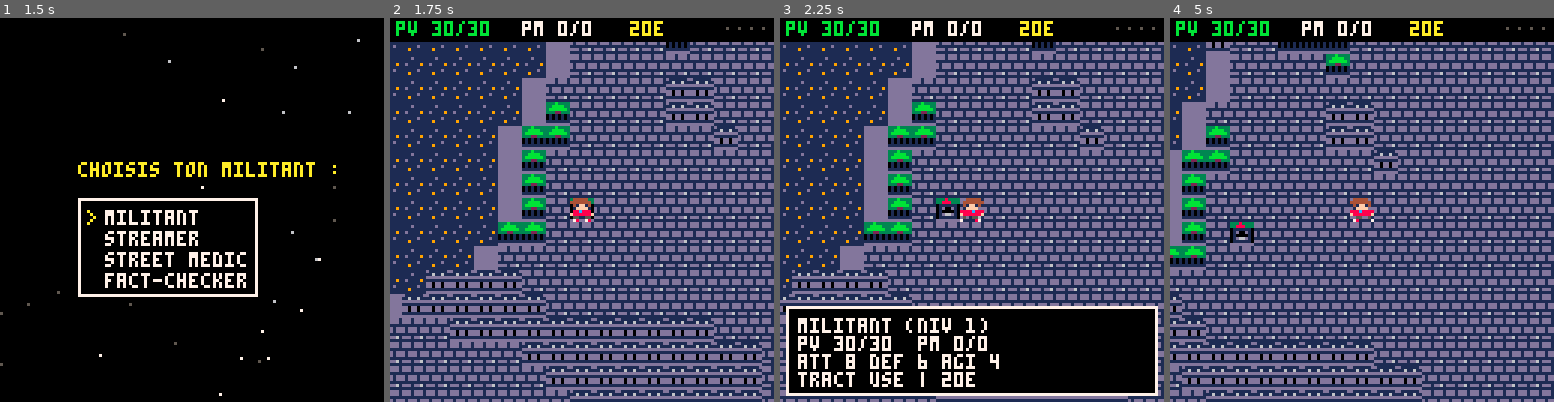
Above: before the commit, frames 1-4 (left to right).
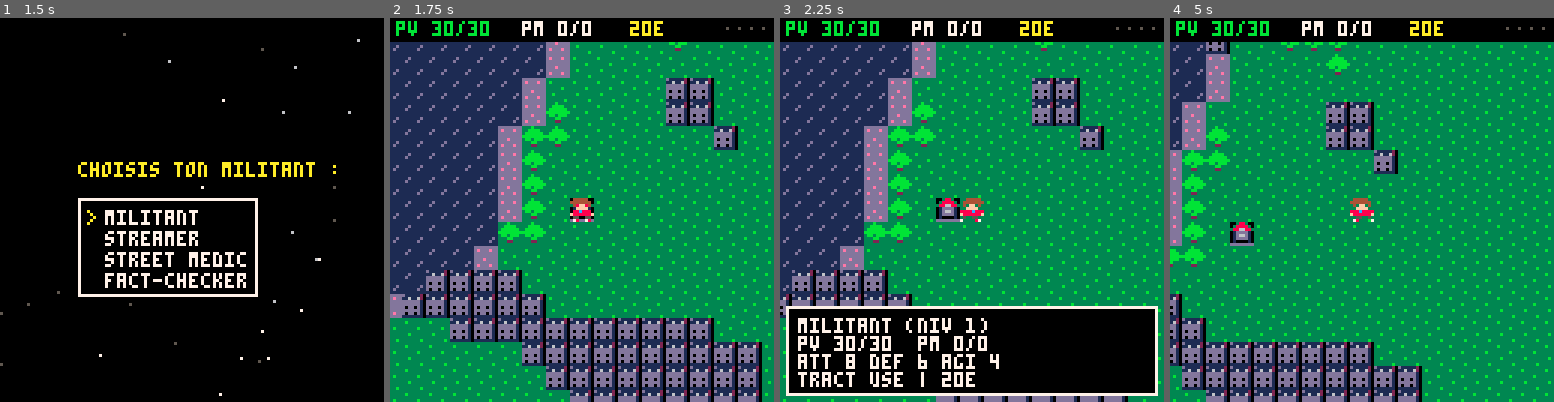
Above: after the commit, the same moments.

Repository: boblefrag/avenir-en-commun-rpg
Game: PICO-8 cartridge main.p8
Two runs of this game, one before a commit and one after it. Both use one fixed random seed, a clock stepped at 60 frames per second and the inputs below.
Inputs:
- Up to frame 1 (1.5 s): tap X (X key) at 0.33, 1.07 s; tap O (Z key) at 0.7 s
- Up to frame 2 (1.75 s): hold Right from 1.6 s (still down); tap O (Z key) at 1.7 s
- Up to frame 3 (2.25 s): tap X (X key) at 1.85 s; release Right at 2.1 s; tap O (Z key) at 2.1 s; hold Up from 2.15 s (still down)
- Up to frame 4 (5 s): release Up at 2.42 s; hold Right 2.47-3.03 s; tap O (Z key) every 0.4 s from 2.5 to 4.9 s; tap X (X key) at 2.97, 4.08 s; hold Left 3.08-3.58 s; hold Down 3.63-3.97 s; hold Right 4.02-4.68 s; hold Up from 4.73 s (still down)

Frame 1 is identical in both runs. In frame 2, 65% of the frame differs, in the area x 0-100%, y 6-100%; in frame 3, 51%; in frame 4, 83%.

Commit message:
Intègre l'Internationale (exploration) et la Marseillaise (combat), nettoie les tuiles et sprites

Diff:
--- a/src/battle.lua
+++ b/src/battle.lua
@@ -1,9 +1,11 @@
 -- combat au tour par tour, un monstre face au joueur
 -- mo = ligne de la table mons, mhp = ses pv actuels
 
-battle={}
+battle={mus=8}
 
 function battle.init(m)
+ music(8)
+ mus_cur=8
  -- shd : bouclier actif, hid : voleur cache (prochain coup x3)
  -- combats de 3-4 tours : pv des monstres x2 et leurs degats x0.55
  -- (boss : pv x1.3, degats x0.75) ; mmax = pv max du monstre
@@ -13,7 +15,6 @@
  -- decor (decor.lua) : donjon, ou selon la case du heros sur la carte
  local t=mget(px,py)
  bk=prev==dungeon and 4 or (t==4 or t==5) and 2 or (t==2 or t==9) and 3 or 1
- jingle(40,m[8]==15 and 32 or 24)
  msg("debat contre :\n"..m[1].." !",bmenu)
 end
 
@@ -169,7 +170,8 @@
 end
 
 function win()
- jingle(41,-1)
+ music(-1)
+ mus_cur=-1
  safe=5  -- 5 pas sans rencontre apres le combat
  if mo[8]==15 then
   go(epilog)
@@ -179,7 +181,6 @@
  local up=gain(mo[6],mo[7])
  local function fin()
   if up then
-   jingle(43,-1)
    -- nouvelles competences apprises avec ce(s) niveau(x)
    local t=""
    for i=olv+1,nspells() do
@@ -225,7 +226,8 @@
 
 -- repli militant en cas de perte de conviction : rechargement du dernier QG
 function lose()
- jingle(42,-1)
+ music(-1)
+ mus_cur=-1
  msg("conviction epuisee...\nrepli strategique vers le\ndernier qg de campagne.",function()
   -- le repli est compte avant de recharger (load_game le relit)
   h.dth+=1
--- a/src/dungeon.lua
+++ b/src/dungeon.lua
@@ -3,7 +3,7 @@
 -- seen = cases deja vues, qui restent visibles (perdues en quittant
 -- le donjon) ; le reste est noir
 
-dungeon={mus=16}
+dungeon={mus=0}
 
 function dungeon.init(p)
  dp,wx,wy,seen=p,px,py,{}
--- a/src/town.lua
+++ b/src/town.lua
@@ -1,7 +1,7 @@
 -- ville : un ecran de menu, meme mise en page que le combat
 -- tw = le lieu (table places)
 
-town={mus=8}
+town={mus=0}
 
 function town.init(p)
  tw=p
--- a/src/world.lua
+++ b/src/world.lua
@@ -144,7 +144,10 @@
 
 world={mus=0}
 
-function world.init() end
+function world.init()
+ music(0)
+ mus_cur=0
+end
 
 function world.update()
  if btnp(5) then
Not shown, changed: 52 lines of the sprite sheet (__gfx__) section of main.p8
Not shown, changed: the music (__music__) section of main.p8
Not shown, changed: the sound effects (__sfx__) section of main.p8
Not shown, changed: sprites_monsters_export.md
Not shown, changed: tiles_export.md
